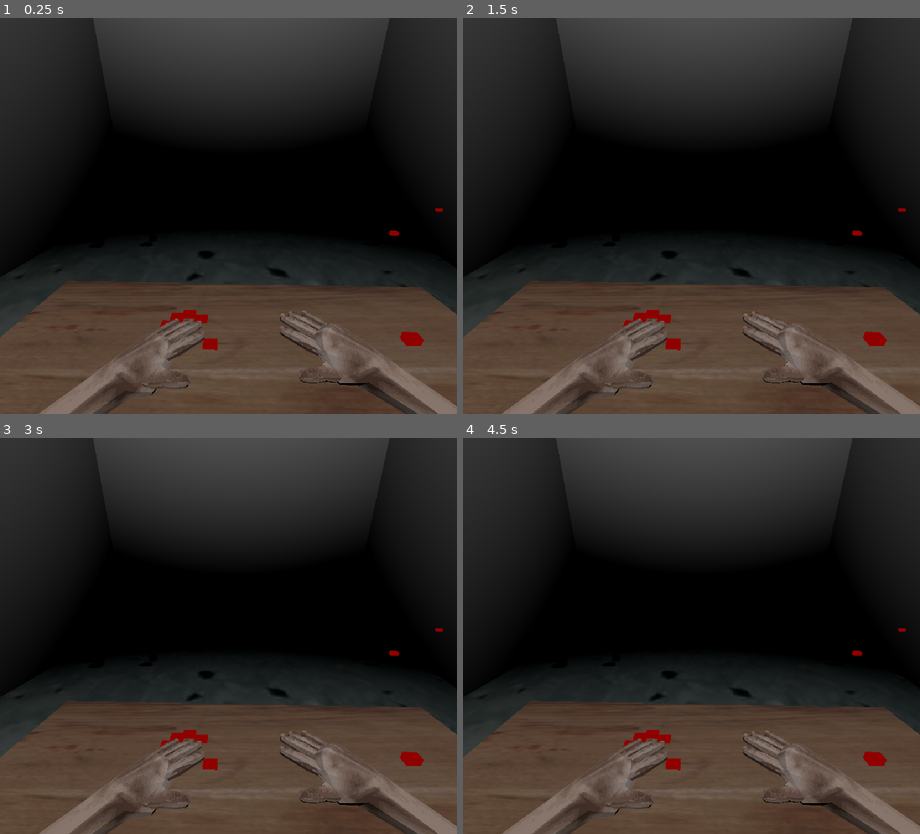
Above: before the commit, frames 1-4 (two rows, left to right).
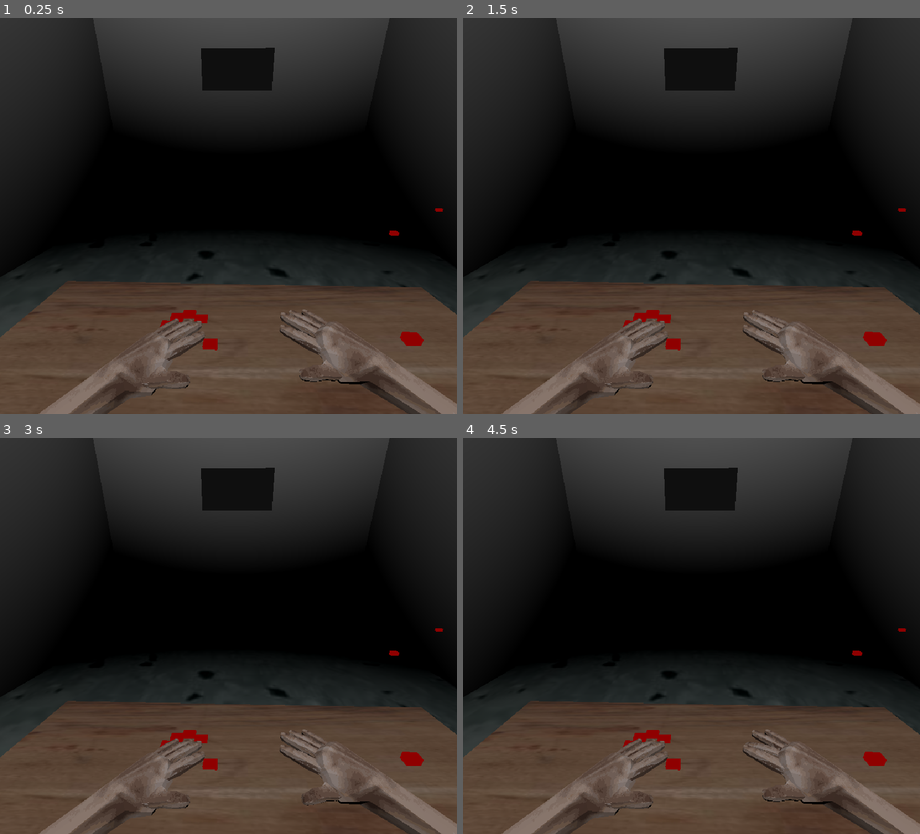
Above: after the commit, the same moments.

Repository: itaisinger/FingerGame
Game: Godot game, scene res://Scenes/Main/main.tscn
Same seed, same stepped clock (60 frames per second), same inputs: the game is played once before the commit and once after it.
Inputs (mouse positions are in pixels of both pictures, inside the frame that each line leads up to):
- Up to frame 1 (0.25 s): no input
- Up to frame 2 (1.5 s): tap Enter at 0.5 s; move the mouse to (792, 196) at 0.52 s; hold Right (ui_right) 0.53-1.28 s; tap Q (Button_1) at 0.6 s; click (792, 196) at 0.67 s; tap P (Button_10) at 0.8, 1.35 s; tap Space at 1.25 s; move the mouse to (600, 235) at 1.27 s; hold Left (ui_left) from 1.28 s (still down)
- Up to frame 3 (3 s): tap E (Button_3) at 1.55, 2.1 s; move the mouse to (274, 548) at 2.02 s; release Left (ui_left) at 2.03 s; hold Right (ui_right) from 2.03 s (still down); tap N (Button_6) at 2.3, 2.85 s; tap Enter at 2.75 s; move the mouse to (205, 715) at 2.77 s; click (205, 715) at 2.92 s
- Up to frame 4 (4.5 s): tap U (Button_7) at 3.05, 3.6 s; move the mouse to (828, 695) at 3.52 s; release Right (ui_right) at 3.53 s; hold Left (ui_left) from 3.53 s (still down); tap I (Button_8) at 3.8, 4.35 s; move the mouse to (554, 576) at 4.27 s

The runs differ from the first frame. In frame 1, 2.4% of the frame differs, in the area x 44-100%, y 7-100%; in frame 2, 2.4%; in frame 3, 2.4%; in frame 4, 2.4%.

Commit message:
working permutations
working permutations

Diff:
--- a/finger-game/Scenes/Main/main.tscn
+++ b/finger-game/Scenes/Main/main.tscn
@@ -10,6 +10,7 @@
 [ext_resource type="Texture2D" uid="uid://depvgeexxvrb7" path="res://Placeholderss/Floor.jpg" id="7_imbg2"]
 [ext_resource type="PackedScene" uid="uid://ccdv0tkot24ta" path="res://Scenes/itai stuff/hand.tscn" id="7_xlvfx"]
 [ext_resource type="PackedScene" uid="uid://ktx8eb0n0hdu" path="res://Scenes/itai stuff/handR.tscn" id="9_hryqi"]
+[ext_resource type="PackedScene" uid="uid://bsvatjaf1r0iu" path="res://Scenes/PermutationScreen/permutation_screen.tscn" id="11_hfg1r"]
 
 [sub_resource type="StandardMaterial3D" id="StandardMaterial3D_hryqi"]
 albedo_texture = ExtResource("6_y3v7k")
@@ -109,13 +110,7 @@
 transform = Transform3D(1, 1.4901161e-08, 0, 0, 0.99999994, -2.9802322e-08, -1.4901161e-08, -5.9604645e-08, 1, -0.026261032, 0.004244864, 0.0030815303)
 
 [node name="HandR" parent="." unique_id=774035066 instance=ExtResource("9_hryqi")]
-transform = Transform3D(-4.2803947e-08, -0.9792403, -0.69360554, 1.2000002, -5.2453675e-08, 2.5208073e-15, -3.031846e-08, -0.69360554, 0.9792403, 0.5077291, 0.6, 0.16141851)
-
-[node name="finger 5R" parent="HandR" index="1" unique_id=2129092436]
-index = "Button_10"
-
-[node name="finger 4R" parent="HandR" index="5" unique_id=2107943955]
-index = "Button_9"
+transform = Transform3D(-4.2803947e-08, -0.9792403, -0.69360554, 1.2000002, -5.2453675e-08, 2.5208073e-15, -3.031846e-08, -0.69360554, 0.9792403, 0.5077291, 0.6103209, 0.16141851)
 
 [node name="OmniLight3D" type="OmniLight3D" parent="." unique_id=876399380]
 transform = Transform3D(1, 0, 0, 0, 1, 0, 0, 0, 1, 0, 13.015629, 4.8964443)
@@ -131,6 +126,9 @@
 transform = Transform3D(1, 0, 0, 0, -0.60722923, -0.7945267, 0, 0.7945267, -0.60722923, 0, -1.2799486, 3.2805026)
 light_energy = 0.05
 
+[node name="PermutationScreen" parent="." unique_id=1958407118 instance=ExtResource("11_hfg1r")]
+transform = Transform3D(1, 0, 0, 0, -4.371139e-08, -1, 0, 1, -4.371139e-08, 0, 3.4765153, -5.7790036)
+
 [editable path="HitTheMoleController"]
 [editable path="Hand"]
 [editable path="HandR"]
--- /dev/null
+++ b/finger-game/Scenes/PermutationScreen/permutation_screen.gd
@@ -0,0 +1,52 @@
+extends Node3D
+
+@onready var label: Label = $SubViewport/Label
+
+var binary_number: String = ""
+var was_matching := false
+
+func _ready() -> void:
+	generate_binary(3)
+
+func generate_binary(t: int) -> void:
+	if t < 2 or t > 4:
+		push_error("t must be between 2 and 4")
+		return
+	binary_number = ""
+	for i in range(t):
+		binary_number += str(randi_range(0, 1))
+
+	label.text = " ".repeat(6 - t) + binary_number
+
+
+func get_finger_pattern() -> String:
+	var fingers := ""
+	for i in range(1, 11):
+		var action := "Button_%d" % i
+		fingers += "1" if Input.is_action_pressed(action) else "0"
+	return fingers
+
+
+func is_permutation_shown() -> bool:
+	if binary_number.is_empty():
+		return false
+	var fingers := get_finger_pattern()
+	var pattern_length := binary_number.length()
+	for start_index in range(11 - pattern_length):
+		var finger_group := fingers.substr(start_index, pattern_length)
+		if finger_group == binary_number:
+			return true
+	return false
+
+
+func _process(_delta: float) -> void:
+	var matching := is_permutation_shown()
+	if matching and not was_matching:
+		print("99999999999999999999999999")
+		print("Correct permutation: ", binary_number)
+		print("99999999999999999999999999")
+		turn_off()
+	was_matching = matching
+
+func turn_off():
+	$SubViewport/Label.text=""
--- /dev/null
+++ b/finger-game/Scenes/PermutationScreen/permutation_screen.tscn
@@ -0,0 +1,35 @@
+[gd_scene format=3 uid="uid://bsvatjaf1r0iu"]
+
+[ext_resource type="Script" uid="uid://txt7cgfni3q6" path="res://Scenes/PermutationScreen/permutation_screen.gd" id="1_vuvxw"]
+
+[sub_resource type="ViewportTexture" id="ViewportTexture_pdjk7"]
+viewport_path = NodePath("SubViewport")
+
+[sub_resource type="StandardMaterial3D" id="StandardMaterial3D_wu2lu"]
+resource_local_to_scene = true
+shading_mode = 0
+albedo_texture = SubResource("ViewportTexture_pdjk7")
+albedo_texture_force_srgb = true
+
+[sub_resource type="PlaneMesh" id="PlaneMesh_t2cyj"]
+resource_local_to_scene = true
+material = SubResource("StandardMaterial3D_wu2lu")
+size = Vector2(2, 1)
+
+[node name="PermutationScreen" type="Node3D" unique_id=1958407118]
+script = ExtResource("1_vuvxw")
+
+[node name="MeshInstance3D" type="MeshInstance3D" parent="." unique_id=977322606]
+mesh = SubResource("PlaneMesh_t2cyj")
+
+[node name="SubViewport" type="SubViewport" parent="." unique_id=526609156]
+size = Vector2i(800, 400)
+
+[node name="Label" type="Label" parent="SubViewport" unique_id=2037226617]
+offset_right = 40.0
+offset_bottom = 23.0
+theme_override_colors/font_color = Color(0.9764706, 0.06666667, 0, 1)
+theme_override_colors/font_outline_color = Color(0, 0, 0, 1)
+theme_override_font_sizes/font_size = 250
+text = "  0101
+"
--- a/finger-game/Scenes/itai stuff/handR.tscn
+++ b/finger-game/Scenes/itai stuff/handR.tscn
@@ -14,20 +14,20 @@
 
 [node name="finger 5R" parent="." unique_id=2129092436 instance=ExtResource("2_okp60")]
 script = ExtResource("3_okp60")
-index = "Button_3"
+index = "Button_10"
 
 [node name="finger 1R" parent="." unique_id=1234267081 instance=ExtResource("3_xde54")]
 script = ExtResource("3_okp60")
-index = "Button_3"
+index = "Button_6"
 
 [node name="finger 3R" parent="." unique_id=279750246 instance=ExtResource("5_ba5vm")]
 script = ExtResource("3_okp60")
-index = "Button_3"
+index = "Button_8"
 
 [node name="finger 4R" parent="." unique_id=2107943955 instance=ExtResource("6_fhpbj")]
 script = ExtResource("3_okp60")
-index = "Button_3"
+index = "Button_9"
 
 [node name="finger 2R" parent="." unique_id=428096050 instance=ExtResource("4_edgbx")]
 script = ExtResource("3_okp60")
-index = "Button_3"
+index = "Button_7"
Not shown, added: finger-game/Scenes/PermutationScreen/permutation_screen.gd.uid
